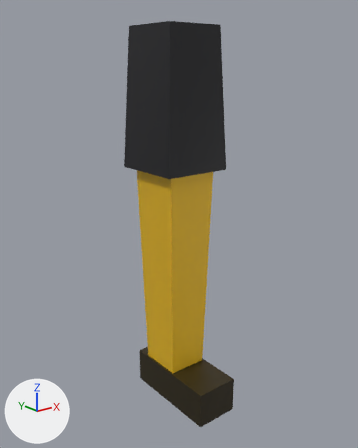
Renders of the glTF model examples/solid-eleven/assets/shared/models/leg_k09.glb from each side of a commit.
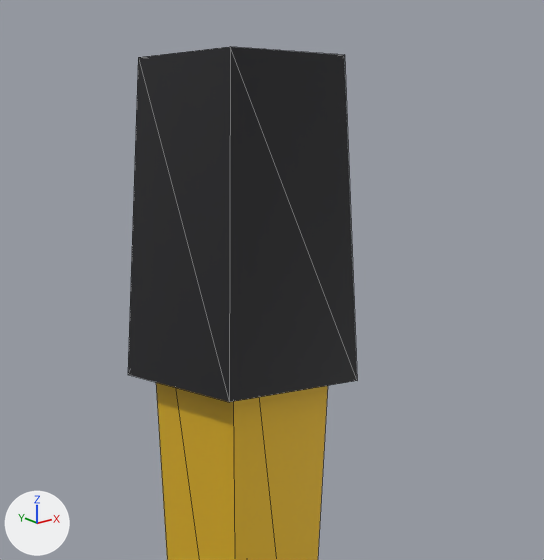
Each version is shown whole from a 50 mm camera at (-0.729, -0.929, -0.072) aimed at (-0.009, -0.028, -0.432), then close up on the part from 19% to 86% of the width and 0% to 56% of the height. Arrows for +X, +Y and +Z are at lower left; the lights stay in place. The last two pictures show the newer version. The close-ups show mesh edges as thin lines. Vertices at exactly the same position are counted once.

Before the edit, the objects in view are built like this:
```python
me_leg_kit_009 = bpy.data.meshes.new('leg_kit.009')
me_leg_kit_009.from_pydata(...)  # 24 vertices, 32 faces; spans x -0.085..0.085, y -0.17..0.09, z -0.91..0.02
me_leg_kit_009.materials.append(mat_defaultmaterial)
ob_leg_kit = bpy.data.objects.new('leg_kit', me_leg_kit_009)
ob_leg_kit.location = (0.0, 0.0, 0.0)
```
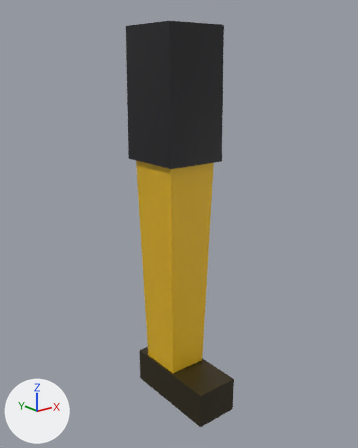
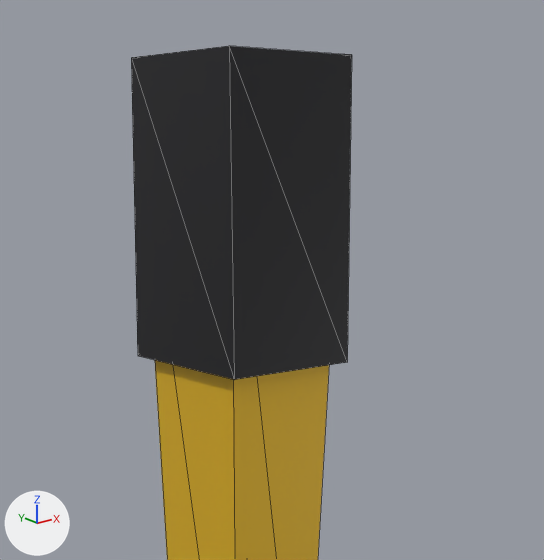
Location of each change, (x1, y1, x2, y2) in pixels of the close-ups (544 x 560 px; the box of a moved part takes in the faces that stretch with it):
'leg_kit', reshaped
    before: (128, 47, 357, 560)
    after: (131, 46, 352, 560)
part 1 of me_leg_kit_009, moved or reshaped
    before: (128, 47, 357, 402)
    after: (131, 46, 352, 380)

The change in detail:
me_leg_kit_009 is used by ob_leg_kit; location (0.0, 0.0, 0.0).
me_leg_kit_009 had 24 vertices, 32 faces and spanned x -0.085..0.085, y -0.17..0.09, z -0.91..0.02.
me_leg_kit_009 now has 24 vertices, 32 faces and spans x -0.075..0.075, y -0.17..0.09, z -0.91..0.02.
Part 1, on me_leg_kit_009:
Vertex 0 of me_leg_kit_009 moves from (-0.07, 0.075, 0.02) at pixel (138, 57) to (-0.075, 0.08, 0.02) at pixel (131, 57).
Vertex 1 of me_leg_kit_009 moves from (0.07, 0.075, 0.02) to (0.075, 0.08, 0.02).
Vertex 2 of me_leg_kit_009 moves from (0.085, 0.09, -0.3) to (0.075, 0.085, -0.28).
Vertex 3 of me_leg_kit_009 moves from (-0.085, 0.09, -0.3) at pixel (127, 374) to (-0.075, 0.085, -0.28) at pixel (137, 355).
Vertex 4 of me_leg_kit_009 moves from (0.07, -0.075, 0.02) at pixel (344, 54) to (0.075, -0.08, 0.02) at pixel (351, 54).
Vertex 5 of me_leg_kit_009 moves from (0.085, -0.09, -0.3) at pixel (357, 380) to (0.075, -0.085, -0.28) at pixel (347, 362).
Vertex 6 of me_leg_kit_009 moves from (-0.07, -0.075, 0.02) at pixel (230, 46) to (-0.075, -0.08, 0.02) at pixel (229, 45).
Vertex 7 of me_leg_kit_009 moves from (-0.085, -0.09, -0.3) at pixel (229, 402) to (-0.075, -0.085, -0.28) at pixel (234, 379).
